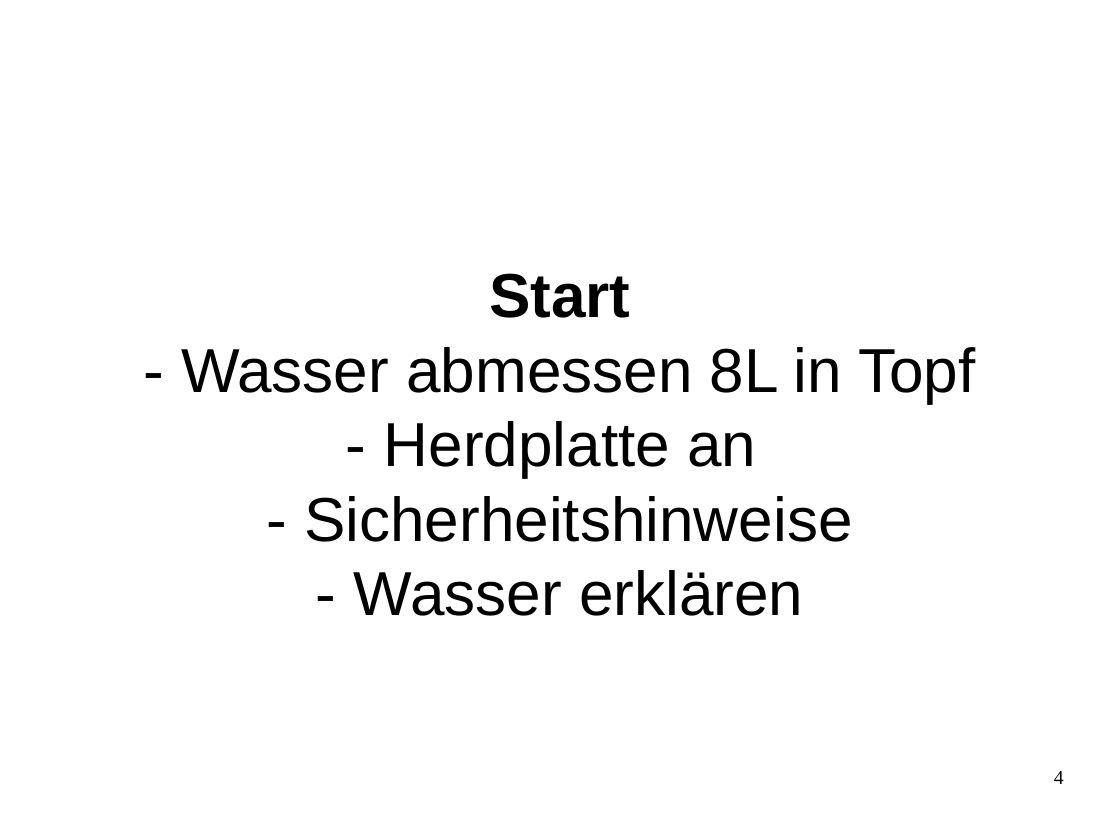
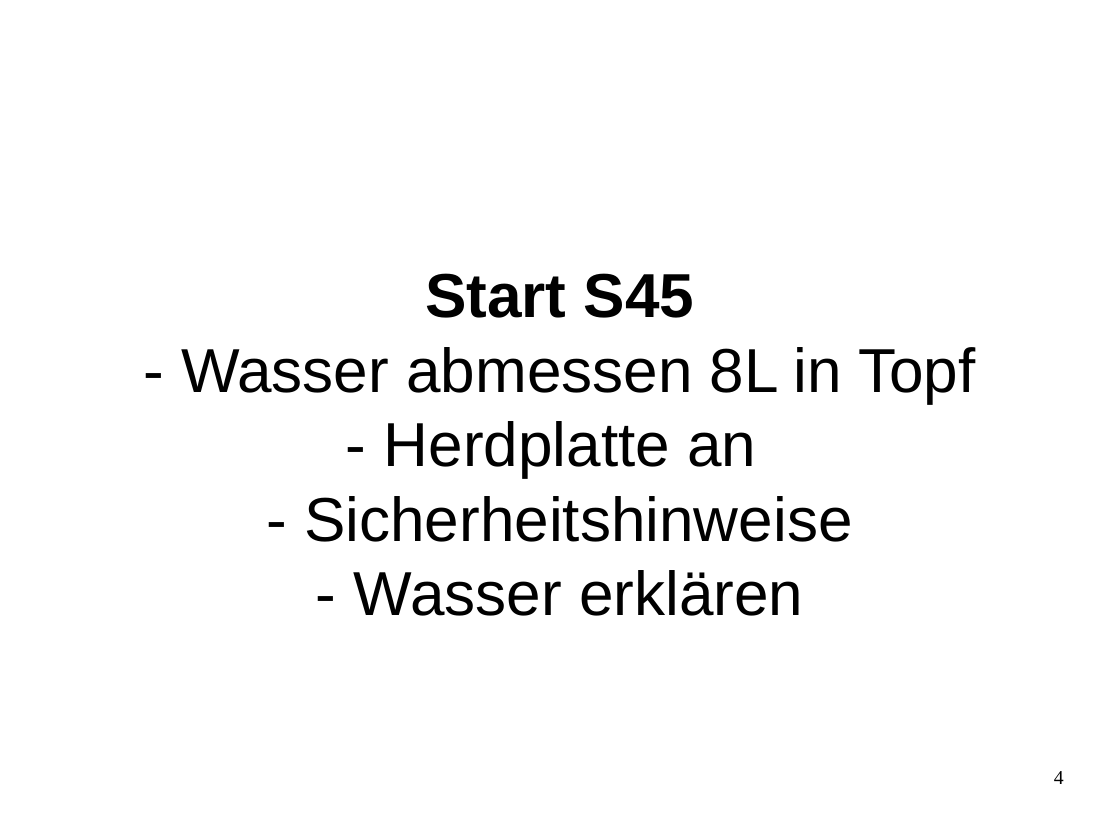
Before and after one commit to sky4walk/documents, a slide deck: slide 4 of Zwieselbrau-Brauseminar-Handkarten.odp. Drawn at 1120x840 pixels with LibreOffice and Linux fonts; fonts in the diff are those of the drawing. Boxes give left, top, right and bottom in pixels: in the first picture for what was removed or moved away, otherwise in the second. Text is boxed around its words. In the diff, an @@ line names an element or a change of style, - is before the commit and + after.

```diff
--- a/Zwieselbrau-Brauseminar-Handkarten.odp
+++ b/Zwieselbrau-Brauseminar-Handkarten.odp
@@ title at (x1=181, y1=273, x2=975, y2=616): text changed @@
-Start
-- Wasser abmessen 8L in Topf
-- Herdplatte an
-- Sicherheitshinweise
-- Wasser erklären
+Start S45
+- Wasser abmessen 8L in Topf
+- Herdplatte an
+- Sicherheitshinweise
+- Wasser erklären
```
Also in this commit, not shown: 10 other slides changed, 1 other file.
